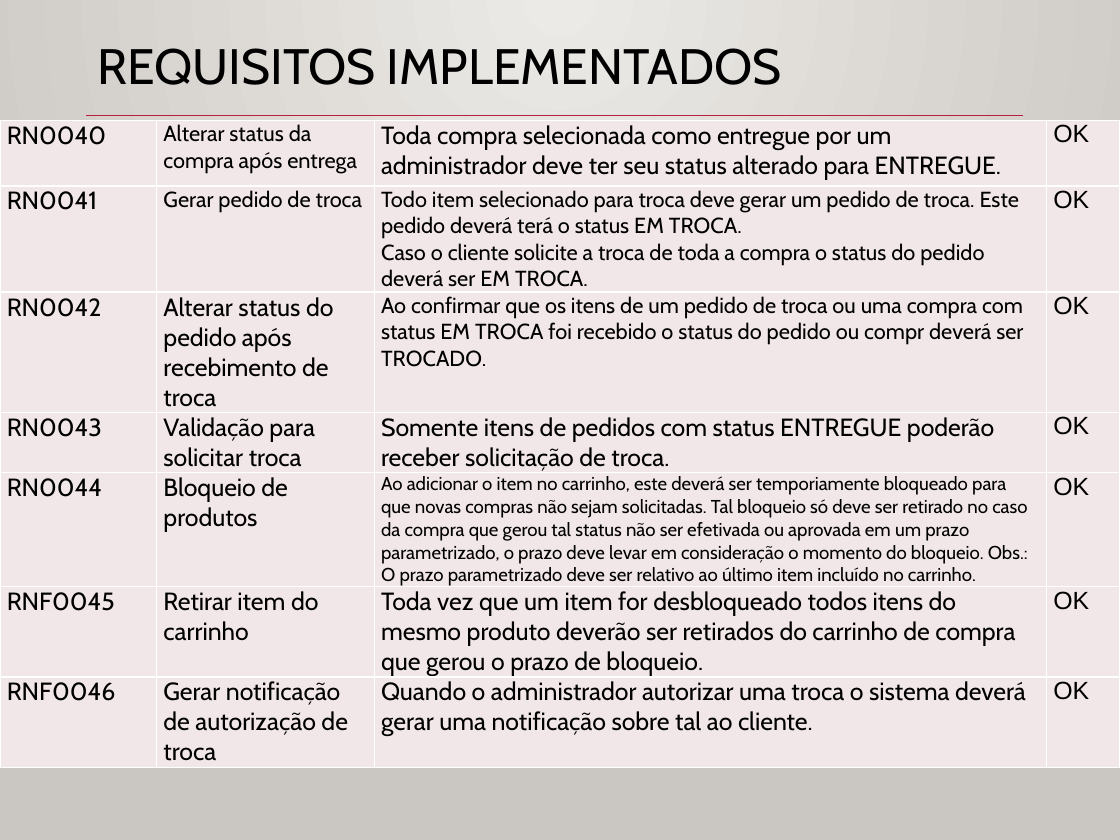
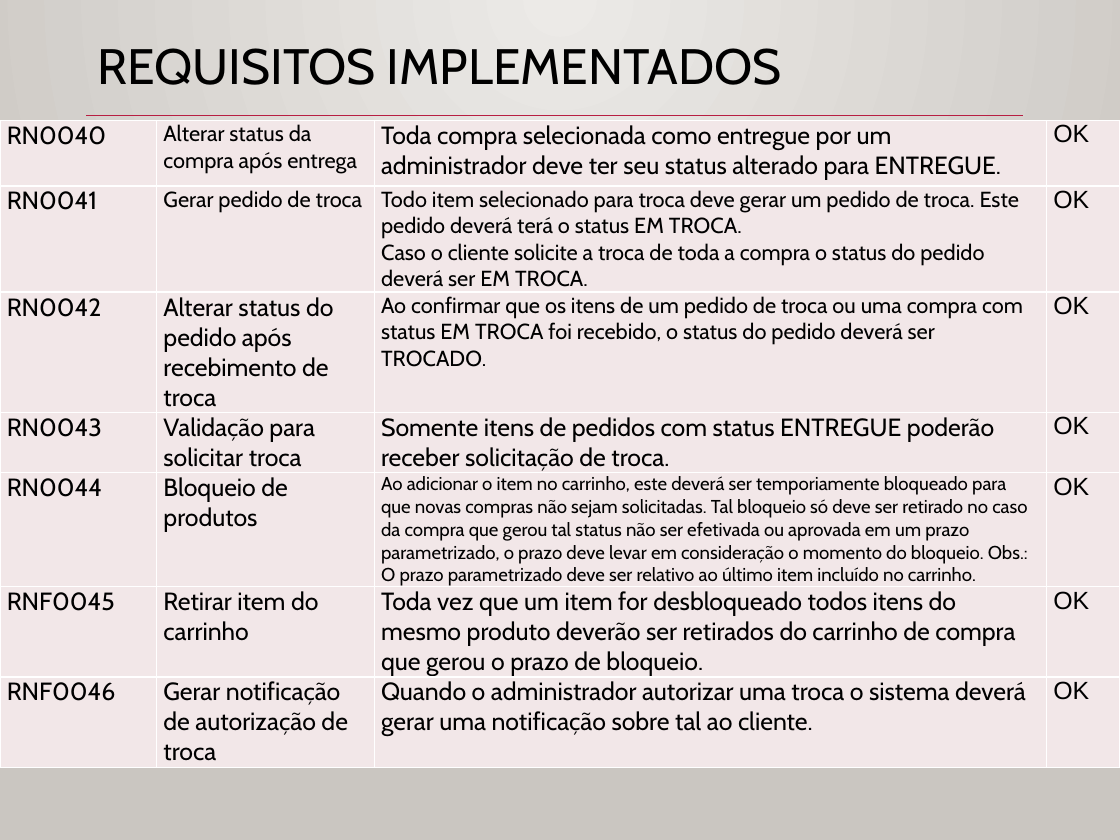
Before and after one commit to gabriellima09/DrinkIt, a slide deck: slide 17 of DrinkIt.WebApp/Artifacts/Apresentação TG - Drink-IT - Gabriel Lima - Gustavo da Rosa.pptx. Drawn at 1120x840 pixels with LibreOffice and Linux fonts; fonts in the diff are those of the drawing; background and template pictures are left out. Boxes give left, top, right and bottom in pixels: in the first picture for what was removed or moved away, otherwise in the second. Text is boxed around its words. In the diff, an @@ line names an element or a change of style, - is before the commit and + after.

```diff
--- a/DrinkIt.WebApp/Artifacts/Apresentação TG - Drink-IT - Gabriel Lima - Gustavo da Rosa.pptx
+++ b/DrinkIt.WebApp/Artifacts/Apresentação TG - Drink-IT - Gabriel Lima - Gustavo da Rosa.pptx
@@ table at (x1=0, y1=121, x2=1120, y2=765) @@
-row 3, column 3: Ao confirmar que os itens de um pedido de troca ou uma compra com status EM TROCA foi recebido o status do pedido ou compr deverá ser TROCADO.
+row 3, column 3: Ao confirmar que os itens de um pedido de troca ou uma compra com status EM TROCA foi recebido, o status do pedido deverá ser TROCADO.
```
Also in this commit, not shown: 3 other slides changed.
